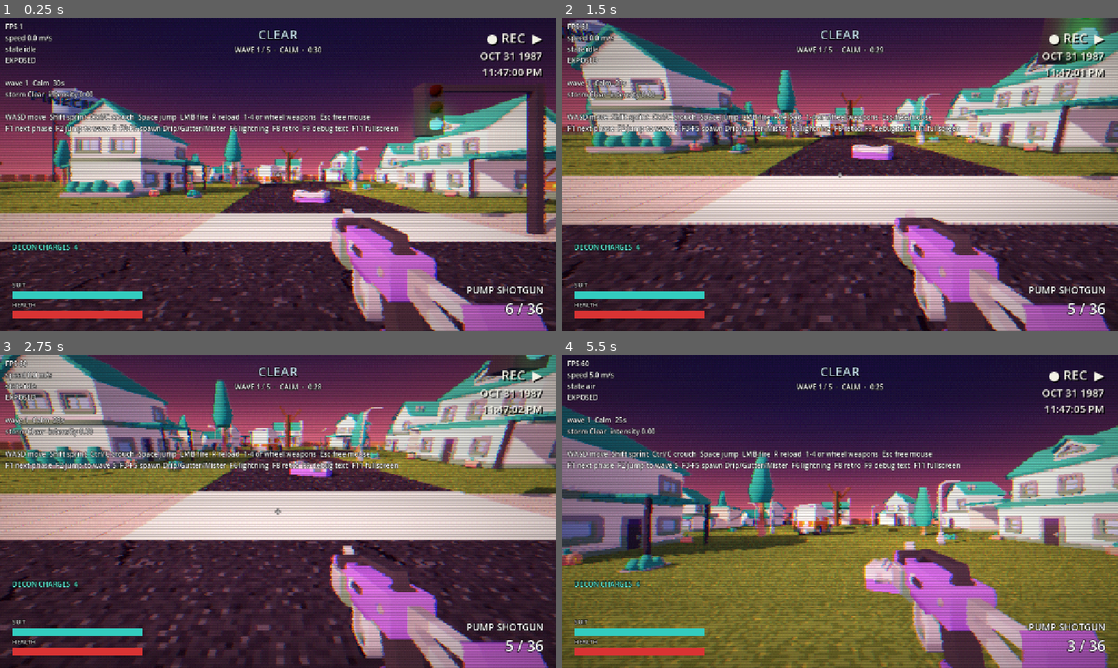
Above: before the commit, frames 1-4 (two rows, left to right).
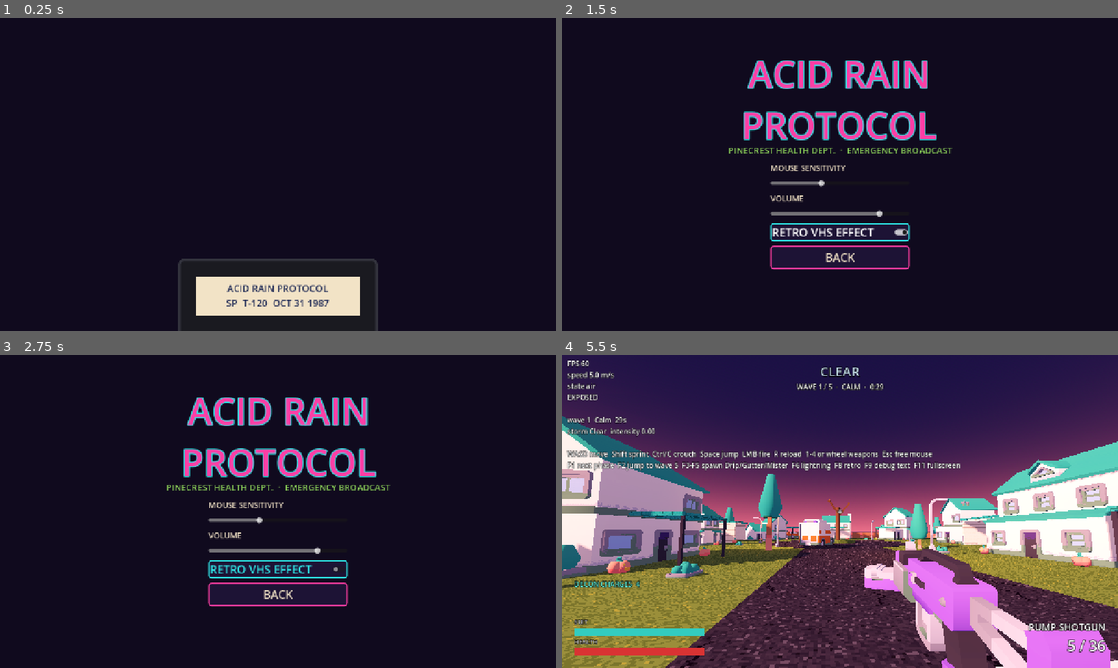
Above: after the commit, the same moments.

Repository: SamuelGrady/fallout-forecast
Game: Godot game, scene res://ui/title.tscn
The game is run twice, just before and just after one commit, with the same random seed, the same clock (stepped at 60 frames per second) and the same inputs. Before the commit the project starts from res://main.tscn.
Inputs (mouse positions are in pixels of both pictures, inside the frame that each line leads up to):
- Up to frame 1 (0.25 s): no input
- Up to frame 2 (1.5 s): tap Enter at 0.5 s; move the mouse to (867, 174) at 0.52 s; hold W (move_forward) 0.53-1.25 s; hold Ctrl (crouch) 0.53-1.25 s; tap Space (jump) at 0.77 s; click (840, 215) at 1.25 s, where only the run after the commit has a clickable "SETTINGS"
- Up to frame 3 (2.75 s): click (278, 567) at 2 s, where only the run after the commit has a clickable "RETRO VHS EFFECT"
- Up to frame 4 (5.5 s): click (840, 596) at 2.75 s, where only the run after the commit has a clickable "BACK"; click (840, 524) at 3.5 s, where only the run after the commit has a clickable "PLAY"; move the mouse to (812, 511) at 4.27 s; hold W (move_forward) from 4.28 s (still down); click (812, 511) at 4.35 s; tap Space (jump) at 4.52 s; move the mouse to (851, 505) at 5.02 s; hold E (interact) from 5.03 s (still down)

The runs differ from the first frame. In frame 1, 85% of the frame differs, in the area x 0-100%, y 0-100%; in frame 2, 95%; in frame 3, 95%; in frame 4, 58%.

Commit message:
Add title screen (VHS tape insert, Play/Settings/Quit), Settings autoload, results screen with per-player stats; title is the main scene

Diff:
--- /dev/null
+++ b/game/settings.gd
@@ -0,0 +1,30 @@
+extends Node
+## Autoload "Settings": player options saved to user://settings.cfg.
+
+const PATH := "user://settings.cfg"
+
+var mouse_sensitivity := 0.0025
+var master_volume := 0.8
+var retro_enabled := true
+
+
+func _ready() -> void:
+	var cfg := ConfigFile.new()
+	if cfg.load(PATH) == OK:
+		mouse_sensitivity = cfg.get_value("input", "mouse_sensitivity", mouse_sensitivity)
+		master_volume = cfg.get_value("audio", "master_volume", master_volume)
+		retro_enabled = cfg.get_value("video", "retro_enabled", retro_enabled)
+	apply()
+
+
+func apply() -> void:
+	AudioServer.set_bus_volume_db(0, linear_to_db(maxf(master_volume, 0.0001)))
+
+
+func save() -> void:
+	var cfg := ConfigFile.new()
+	cfg.set_value("input", "mouse_sensitivity", mouse_sensitivity)
+	cfg.set_value("audio", "master_volume", master_volume)
+	cfg.set_value("video", "retro_enabled", retro_enabled)
+	cfg.save(PATH)
+	apply()
--- a/main.gd
+++ b/main.gd
@@ -13,6 +13,14 @@
 		$Player.global_transform = (spawns[0] as Node3D).global_transform
 	if GameManager.is_host():
 		GameManager.start_run.call_deferred()
+	GameManager.run_finished.connect(_on_run_finished)
+
+
+func _on_run_finished(_won: bool, _results: Dictionary) -> void:
+	get_tree().create_timer(4.5).timeout.connect(func():
+		GameManager.mutations.clear()
+		WeatherManager.stop()
+		get_tree().change_scene_to_file("res://ui/results.tscn"))
 
 
 ## Each decon_shower marker gets an "Interact" child (same path on every peer).
--- a/player/player.gd
+++ b/player/player.gd
@@ -189,7 +189,7 @@
 	if not is_multiplayer_authority():
 		return
 	if event is InputEventMouseMotion and Input.mouse_mode == Input.MOUSE_MODE_CAPTURED:
-		_look(event.relative * mouse_sensitivity)
+		_look(event.relative * Settings.mouse_sensitivity)
 	elif event.is_action_pressed("pause"):
 		Input.mouse_mode = Input.MOUSE_MODE_VISIBLE
 	elif event is InputEventMouseButton and event.pressed and Input.mouse_mode != Input.MOUSE_MODE_CAPTURED:
--- a/project.godot
+++ b/project.godot
@@ -11,13 +11,14 @@
 [application]
 
 config/name="Fallout Forecast"
-run/main_scene="res://main.tscn"
+run/main_scene="res://ui/title.tscn"
 config/features=PackedStringArray("4.7", "Forward Plus")
 config/icon="res://icon.svg"
 
 [autoload]
 
 WeatherManager="*res://weather/weather_manager.gd"
+Settings="*res://game/settings.gd"
 RNG="*res://game/rng.gd"
 GameManager="*res://game/game_manager.gd"
 
--- a/retro/retro_screen.gd
+++ b/retro/retro_screen.gd
@@ -29,6 +29,7 @@
 
 
 func _ready() -> void:
+	enabled = Settings.retro_enabled
 	WeatherManager.lightning_struck.connect(func(_p, _s): _glitch = maxf(_glitch, lightning_glitch))
 	get_tree().node_added.connect(_on_node_added)
 	_convert_tree.call_deferred(get_tree().root)
--- /dev/null
+++ b/ui/results.gd
@@ -0,0 +1,69 @@
+extends Control
+## Results screen after a run: won or lost, waves survived, and per player
+## kills, revives, times Turned and best cursed weapon roll.
+
+const RUN_SCENE := "res://main.tscn"
+const TITLE_SCENE := "res://ui/title.tscn"
+
+
+func _ready() -> void:
+	Input.mouse_mode = Input.MOUSE_MODE_VISIBLE
+	set_anchors_preset(Control.PRESET_FULL_RECT)
+	var bg := ColorRect.new()
+	bg.color = Color("100A1E")
+	bg.set_anchors_preset(Control.PRESET_FULL_RECT)
+	add_child(bg)
+	var r: Dictionary = GameManager.last_results
+	var won: bool = r.get("won", false)
+	var box := VBoxContainer.new()
+	box.set_anchors_and_offsets_preset(Control.PRESET_CENTER)
+	box.grow_horizontal = Control.GROW_DIRECTION_BOTH
+	box.grow_vertical = Control.GROW_DIRECTION_BOTH
+	box.alignment = BoxContainer.ALIGNMENT_CENTER
+	box.add_theme_constant_override("separation", 14)
+	add_child(box)
+	_label(box, "PINECREST IS SAFE" if won else "PINECREST IS LOST", 60, Color("8FD65A") if won else Color("FF3EA5"))
+	_label(box, "WAVES SURVIVED: %d / %d" % [int(r.get("waves", 0)), WeatherManager.FINAL_WAVE], 28, Color("F2E3C6"))
+	var grid := GridContainer.new()
+	grid.columns = 5
+	grid.add_theme_constant_override("h_separation", 36)
+	grid.add_theme_constant_override("v_separation", 8)
+	box.add_child(grid)
+	for h in ["PLAYER", "KILLS", "REVIVES", "TURNED", "BEST CURSED ROLL"]:
+		_label(grid, h, 18, Color("2EE6E6"))
+	var players: Dictionary = r.get("players", {})
+	for id in players:
+		var p: Dictionary = players[id]
+		_label(grid, str(p.get("name", "?")).to_upper(), 22, Color("F2E3C6"))
+		_label(grid, str(p.get("kills", 0)), 22, Color("F2E3C6"))
+		_label(grid, str(p.get("revives", 0)), 22, Color("F2E3C6"))
+		_label(grid, str(p.get("turned", 0)), 22, Color("F2E3C6"))
+		var cursed := str(p.get("cursed", ""))
+		_label(grid, cursed.to_upper() if cursed != "" else "-", 22, Color("FF3EA5") if cursed != "" else Color("F2E3C6"))
+	_label(box, "STAY DRY, STAY ALIVE.  PINECREST HEALTH DEPT.", 16, Color("8FD65A"))
+	var row := HBoxContainer.new()
+	row.alignment = BoxContainer.ALIGNMENT_CENTER
+	row.add_theme_constant_override("separation", 20)
+	box.add_child(row)
+	_button(row, "PLAY AGAIN", func(): get_tree().change_scene_to_file(RUN_SCENE))
+	_button(row, "TITLE", func(): get_tree().change_scene_to_file(TITLE_SCENE))
+
+
+func _label(parent: Control, text: String, size: int, color: Color) -> void:
+	var l := Label.new()
+	l.text = text
+	l.horizontal_alignment = HORIZONTAL_ALIGNMENT_CENTER
+	l.add_theme_font_size_override("font_size", size)
+	l.add_theme_color_override("font_color", color)
+	l.add_theme_color_override("font_outline_color", Color.BLACK)
+	l.add_theme_constant_override("outline_size", 6)
+	parent.add_child(l)
+
+
+func _button(parent: Control, text: String, action: Callable) -> void:
+	var b := Button.new()
+	b.text = text
+	b.custom_minimum_size = Vector2(240, 52)
+	b.add_theme_font_size_override("font_size", 24)
+	b.pressed.connect(action)
+	parent.add_child(b)
--- /dev/null
+++ b/ui/results.tscn
@@ -0,0 +1,10 @@
+[gd_scene format=3]
+
+[ext_resource type="Script" path="res://ui/results.gd" id="1_vnnw1"]
+
+[node name="Results" type="Control" unique_id=195415195]
+layout_mode = 3
+anchors_preset = 0
+anchor_right = 1.0
+anchor_bottom = 1.0
+script = ExtResource("1_vnnw1")
--- /dev/null
+++ b/ui/title.gd
@@ -0,0 +1,197 @@
+extends Control
+## Title screen: a VHS tape slides into the deck, the screen snows, then the
+## menu: PLAY, SETTINGS, QUIT. (Host and Join will join them when networking
+## goes in.)
+
+const RUN_SCENE := "res://main.tscn"
+
+var _menu := VBoxContainer.new()
+var _settings := VBoxContainer.new()
+var _tape := Panel.new()
+var _snow := ColorRect.new()
+var _logo := Label.new()
+var _sub := Label.new()
+var _t := 0.0
+
+
+func _ready() -> void:
+	Input.mouse_mode = Input.MOUSE_MODE_VISIBLE
+	set_anchors_preset(Control.PRESET_FULL_RECT)
+	var bg := ColorRect.new()
+	bg.color = Color("100A1E")
+	bg.set_anchors_preset(Control.PRESET_FULL_RECT)
+	add_child(bg)
+
+	# The tape.
+	_tape.size = Vector2(460, 260)
+	var tape_style := StyleBoxFlat.new()
+	tape_style.bg_color = Color("1A1A20")
+	tape_style.set_corner_radius_all(12)
+	tape_style.border_color = Color("33333D")
+	tape_style.set_border_width_all(6)
+	_tape.add_theme_stylebox_override("panel", tape_style)
+	var sticker := Label.new()
+	sticker.text = "ACID RAIN PROTOCOL\nSP  T-120  OCT 31 1987"
+	sticker.horizontal_alignment = HORIZONTAL_ALIGNMENT_CENTER
+	sticker.add_theme_font_size_override("font_size", 22)
+	sticker.add_theme_color_override("font_color", Color("1F2A55"))
+	var sticker_bg := Panel.new()
+	var sb := StyleBoxFlat.new()
+	sb.bg_color = Color("F2E3C6")
+	sticker_bg.add_theme_stylebox_override("panel", sb)
+	sticker_bg.position = Vector2(40, 40)
+	sticker_bg.size = Vector2(380, 90)
+	sticker.size = sticker_bg.size
+	sticker.vertical_alignment = VERTICAL_ALIGNMENT_CENTER
+	sticker_bg.add_child(sticker)
+	_tape.add_child(sticker_bg)
+	add_child(_tape)
+
+	_snow.set_anchors_preset(Control.PRESET_FULL_RECT)
+	_snow.mouse_filter = Control.MOUSE_FILTER_IGNORE
+	var snow_mat := ShaderMaterial.new()
+	snow_mat.shader = _snow_shader()
+	_snow.material = snow_mat
+	_snow.modulate.a = 0.0
+	add_child(_snow)
+
+	_logo.text = "ACID RAIN\nPROTOCOL"
+	_logo.horizontal_alignment = HORIZONTAL_ALIGNMENT_CENTER
+	_logo.set_anchors_and_offsets_preset(Control.PRESET_CENTER_TOP)
+	_logo.grow_horizontal = Control.GROW_DIRECTION_BOTH
+	_logo.offset_top = 70
+	_logo.add_theme_font_size_override("font_size", 84)
+	_logo.add_theme_color_override("font_color", Color("FF3EA5"))
+	_logo.add_theme_color_override("font_outline_color", Color("2EE6E6"))
+	_logo.add_theme_constant_override("outline_size", 10)
+	_logo.modulate.a = 0.0
+	add_child(_logo)
+	_sub.text = "PINECREST HEALTH DEPT.  ·  EMERGENCY BROADCAST"
+	_sub.horizontal_alignment = HORIZONTAL_ALIGNMENT_CENTER
+	_sub.set_anchors_and_offsets_preset(Control.PRESET_CENTER_TOP)
+	_sub.grow_horizontal = Control.GROW_DIRECTION_BOTH
+	_sub.offset_top = 290
+	_sub.add_theme_font_size_override("font_size", 20)
+	_sub.add_theme_color_override("font_color", Color("8FD65A"))
+	_sub.modulate.a = 0.0
+	add_child(_sub)
+
+	_menu.set_anchors_and_offsets_preset(Control.PRESET_CENTER)
+	_menu.grow_horizontal = Control.GROW_DIRECTION_BOTH
+	_menu.grow_vertical = Control.GROW_DIRECTION_BOTH
+	_menu.offset_top = 190
+	_menu.add_theme_constant_override("separation", 14)
+	_menu.modulate.a = 0.0
+	add_child(_menu)
+	_button(_menu, "PLAY", _on_play)
+	_button(_menu, "SETTINGS", _on_settings)
+	_button(_menu, "QUIT", get_tree().quit)
+
+	_settings.set_anchors_and_offsets_preset(Control.PRESET_CENTER)
+	_settings.grow_horizontal = Control.GROW_DIRECTION_BOTH
+	_settings.grow_vertical = Control.GROW_DIRECTION_BOTH
+	_settings.offset_top = 190
+	_settings.add_theme_constant_override("separation", 10)
+	_settings.visible = false
+	add_child(_settings)
+	_slider(_settings, "MOUSE SENSITIVITY", 0.0005, 0.006, Settings.mouse_sensitivity, func(v): Settings.mouse_sensitivity = v)
+	_slider(_settings, "VOLUME", 0.0, 1.0, Settings.master_volume, func(v): Settings.master_volume = v; Settings.apply())
+	var retro := CheckButton.new()
+	retro.text = "RETRO VHS EFFECT"
+	retro.button_pressed = Settings.retro_enabled
+	retro.toggled.connect(func(on): Settings.retro_enabled = on)
+	_style_button(retro)
+	_settings.add_child(retro)
+	_button(_settings, "BACK", _on_back)
+
+
+func _process(delta: float) -> void:
+	_t += delta
+	var view := get_viewport_rect().size
+	# 0-1.4 s: tape slides up into the deck. 1.4-2.0 s: snow. Then the menu.
+	var slide := clampf(_t / 1.4, 0.0, 1.0)
+	_tape.position = Vector2((view.x - _tape.size.x) * 0.5, lerpf(view.y + 20.0, view.y * 0.5 - 100.0, ease(slide, 0.4)))
+	_tape.modulate.a = 1.0 - clampf((_t - 1.4) / 0.3, 0.0, 1.0)
+	_snow.modulate.a = clampf(1.0 - absf(_t - 1.7) / 0.4, 0.0, 1.0) * 0.9
+	var menu_a := clampf((_t - 2.0) / 0.5, 0.0, 1.0)
+	_logo.modulate.a = menu_a
+	_sub.modulate.a = menu_a
+	if not _settings.visible:
+		_menu.modulate.a = menu_a
+	_logo.position.x += sin(_t * 23.0) * 0.6 * menu_a
+
+
+func _unhandled_input(event: InputEvent) -> void:
+	if _t < 2.0 and (event is InputEventKey or event is InputEventMouseButton) and event.is_pressed():
+		_t = 2.0
+
+
+func _button(parent: Control, text: String, action: Callable) -> Button:
+	var b := Button.new()
+	b.text = text
+	b.custom_minimum_size = Vector2(320, 54)
+	b.pressed.connect(action)
+	_style_button(b)
+	parent.add_child(b)
+	return b
+
+
+func _style_button(b: Control) -> void:
+	b.add_theme_font_size_override("font_size", 26)
+	b.add_theme_color_override("font_color", Color("F2E3C6"))
+	b.add_theme_color_override("font_hover_color", Color("2EE6E6"))
+	var normal := StyleBoxFlat.new()
+	normal.bg_color = Color(0.12, 0.08, 0.22, 0.9)
+	normal.border_color = Color("FF3EA5")
+	normal.set_border_width_all(3)
+	normal.set_corner_radius_all(6)
+	var hover := normal.duplicate()
+	hover.border_color = Color("2EE6E6")
+	b.add_theme_stylebox_override("normal", normal)
+	b.add_theme_stylebox_override("hover", hover)
+	b.add_theme_stylebox_override("pressed", hover)
+	b.add_theme_stylebox_override("focus", hover)
+
+
+func _slider(parent: Control, label: String, lo: float, hi: float, value: float, on_change: Callable) -> void:
+	var l := Label.new()
+	l.text = label
+	l.add_theme_color_override("font_color", Color("F2E3C6"))
+	l.add_theme_font_size_override("font_size", 18)
+	parent.add_child(l)
+	var s := HSlider.new()
+	s.min_value = lo
+	s.max_value = hi
+	s.step = (hi - lo) / 100.0
+	s.value = value
+	s.custom_minimum_size = Vector2(320, 24)
+	s.value_changed.connect(on_change)
+	parent.add_child(s)
+
+
+func _on_play() -> void:
+	Settings.save()
+	get_tree().change_scene_to_file(RUN_SCENE)
+
+
+func _on_settings() -> void:
+	_menu.visible = false
+	_settings.visible = true
+
+
+func _on_back() -> void:
+	Settings.save()
+	_settings.visible = false
+	_menu.visible = true
+
+
+func _snow_shader() -> Shader:
+	var s := Shader.new()
+	s.code = """shader_type canvas_item;
+float h(vec2 p) { return fract(sin(dot(p, vec2(12.9898, 78.233))) * 43758.5453); }
+void fragment() {
+	vec2 cell = floor(SCREEN_UV * vec2(320.0, 240.0));
+	float n = h(cell + floor(TIME * 30.0));
+	COLOR = vec4(vec3(n), 1.0);
+}"""
+	return s
--- /dev/null
+++ b/ui/title.tscn
@@ -0,0 +1,10 @@
+[gd_scene format=3]
+
+[ext_resource type="Script" path="res://ui/title.gd" id="1_co4ec"]
+
+[node name="Title" type="Control" unique_id=1861833934]
+layout_mode = 3
+anchors_preset = 0
+anchor_right = 1.0
+anchor_bottom = 1.0
+script = ExtResource("1_co4ec")
--- a/weather/weather_manager.gd
+++ b/weather/weather_manager.gd
@@ -105,6 +105,17 @@
 	set_phase(Phase.CALM, 1)
 
 
+## Leave the run (title, results): stop the cycle and clear the sky.
+func stop() -> void:
+	running = false
+	hold = false
+	intensity_override = -1.0
+	target_intensity = 0.0
+	storm_intensity = 0.0
+	phase = Phase.CALM
+	wave = 1
+
+
 ## Host: advance one phase. After Clearing the next wave starts at Calm.
 ## After the final wave's Clearing the cycle stops.
 func next_phase() -> void:
Not shown, added: game/settings.gd.uid
Not shown, added: ui/results.gd.uid
Not shown, added: ui/title.gd.uid
